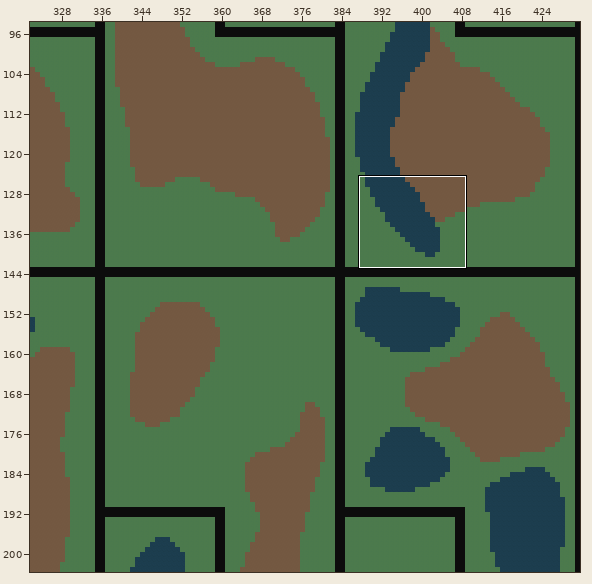
A Tiled map gets an edit: assets/chunks.tmx. Above: a wide view before the commit, with the close-up outlined.
Close-up. Before the edit:
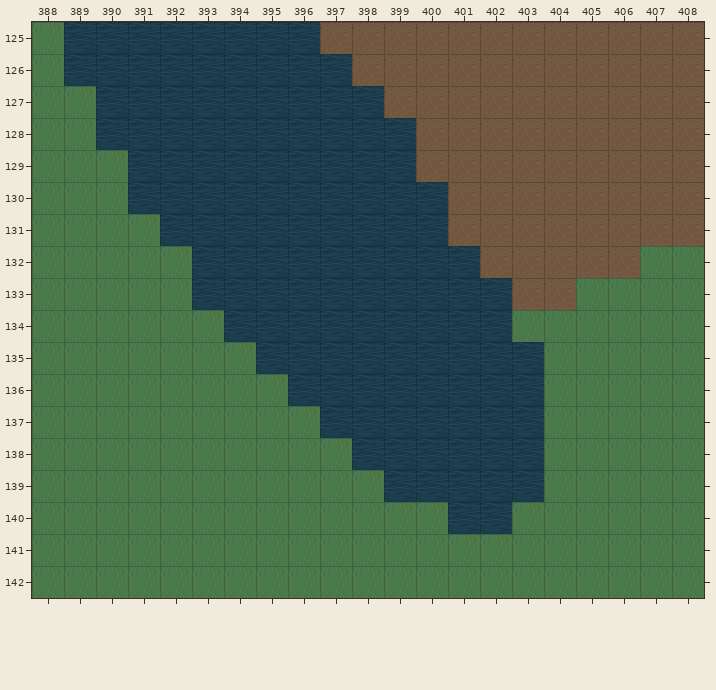
Cells are 32x32 px. Shown: x 388..408, y 125..142. The commit also changed other parts of the map, which this record leaves out.
And afterwards:
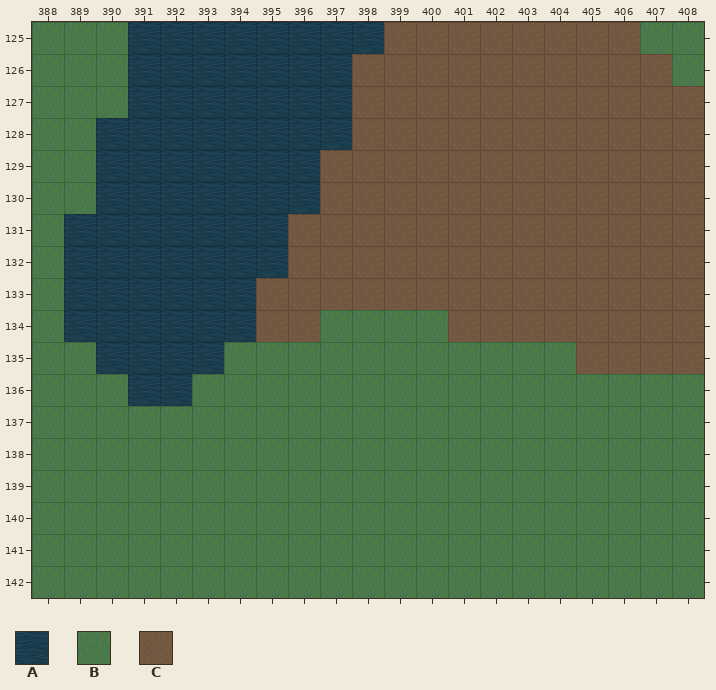
Key: from "terrain-extended": A 0, B 3, C 4.
_ is an empty cell.
Tiles replaced or removed in this view: A, B, C.
Change:
Changed rows in their new state; . is an unchanged cell.
Layer "Tile Layer 1":
first column x 389:
125 BB......AA........BB
126 BB.................B
127 .B.......C..........
128 .........CC.........
129 .A......CCC.........
130 .A......CCCC........
131 AAA....CCCCC........
132 AAAA...CCCCCC.....CC
133 AAAA..CCCCCCCC..CCCC
134 AAAAA.CCBBBBCCCCCCCC
135 .AAAA.BBBBBBBBB.CCCC
136 ..AA...BBBBBBBB.....
137 ........BBBBBBB.....
138 .........BBBBBB.....
139 ..........BBBBB.....
140 ............BB......
